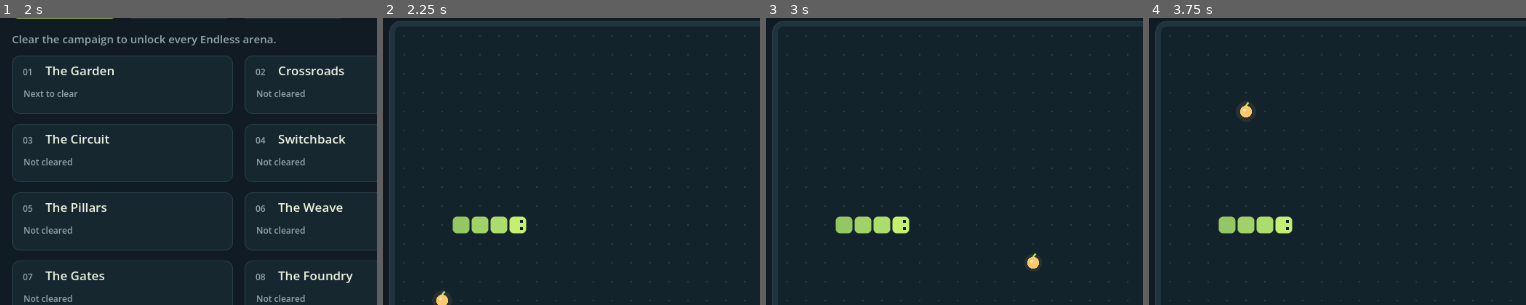
Above: before the commit, frames 1-4 (left to right).
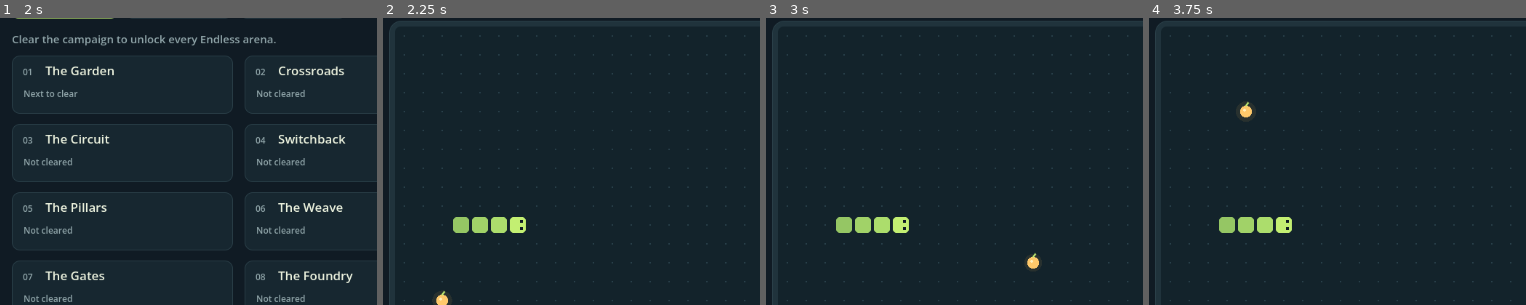
Above: after the commit, the same moments.

Repository: amdelaney95-ux/Snakegame
Game: Godot game, scene res://main.tscn
Two runs of this game, one before a commit and one after it. Both use one fixed random seed, a clock stepped at 60 frames per second and the inputs below.
Inputs:
- Up to frame 1 (2 s): click "Sound on" at 0.5 s; click "Sound off" at 1.25 s
- Up to frame 2 (2.25 s): click "Start campaign →" at 2 s
- Up to frame 3 (3 s): click "New run" at 2.75 s
- Up to frame 4 (3.75 s): click "New run" at 3.5 s
The pictures show only the part of the screen within x 0-50%, y 23-73%; the shares and areas given below are measured in that part.

Frame 1 is identical in both runs. In frame 2, 0.2% of the frame differs, in the area x 18-39%, y 68-76%; in frame 3, 0.2%; in frame 4, 0.2%.

Commit message:
Reduce long-snake WebGL workload and preserve restart diagnostics

Diff:
--- a/scripts/main.gd
+++ b/scripts/main.gd
@@ -57,7 +57,13 @@
 var tone_streams: Dictionary = {}
 var player_index := 0
 var last_state := ""
+var diagnostic_elapsed := 0.0
+var runs_started := 0
+var last_save_error := OK
 var wall_style: StyleBoxFlat
+var board_dots: ImageTexture
+var segment_texture: ImageTexture
+var shield_circle: ImageTexture
 
 func _ready() -> void:
 	if OS.has_feature("web"):
@@ -72,6 +78,7 @@
 		heavy.font_weight = 700
 		regular = normal
 		bold = heavy
+	prepare_board_textures()
 	wall_style = box(Color("425660"), 4, Color("5a7078"))
 	endless_bests.resize(Rules.STAGES.size())
 	endless_bests.fill(0)
@@ -136,6 +143,23 @@
 		JavaScriptBridge.get_interface("window").removeEventListener("pagehide", web_pause_callback)
 		web_pause_callback = null
 
+func report_web_health() -> void:
+	if not OS.has_feature("web"):
+		return
+	# A small snapshot, at most every ten seconds plus lifecycle transitions.
+	# The shell keeps this session and the preceding session on this device only.
+	var data := {"mode":game.mode,"state":game.state,"stage":game.stage + 1,
+		"score":game.score,"length":game.snake.size(),"shield":game.shield,
+		"muted":muted,"runs_started":runs_started,"save_error":last_save_error,
+		"fps":Engine.get_frames_per_second(),
+		"objects":int(Performance.get_monitor(Performance.OBJECT_COUNT)),
+		"nodes":int(Performance.get_monitor(Performance.OBJECT_NODE_COUNT)),
+		"draw_calls":int(Performance.get_monitor(Performance.RENDER_TOTAL_DRAW_CALLS_IN_FRAME)),
+		"render_buffer_bytes":int(Performance.get_monitor(Performance.RENDER_BUFFER_MEM_USED)),
+		"render_video_bytes":int(Performance.get_monitor(Performance.RENDER_VIDEO_MEM_USED))}
+	# Optional so the project also runs in Godot's default Web shell.
+	JavaScriptBridge.eval("window.snakeReport && window.snakeReport(" + JSON.stringify(JSON.stringify(data)) + ")")
+
 func make_button(label: String, bounds: Rect2, callback: Callable, primary: bool) -> Button:
 	var button := Button.new()
 	button.set_meta("desktop_bounds", bounds)
@@ -177,6 +201,11 @@
 	words(value, Vector2(360 - width / 2, y), font_size, color, heavy)
 
 func _process(delta: float) -> void:
+	if OS.has_feature("web"):
+		diagnostic_elapsed += delta
+		if diagnostic_elapsed >= 10.0:
+			diagnostic_elapsed = 0.0
+			report_web_health()
 	clock_time += delta
 	var animated: bool = game.state == "playing" or not pickup_feedback.is_empty()
 	for kind in pickup_feedback.keys():
@@ -201,6 +230,7 @@
 		pause_for_background()
 
 func pause_for_background() -> void:
+	report_web_health()
 	phone.swipe_origins.clear()
 	if game.state == "playing":
 		game.state = "paused"
@@ -290,7 +320,9 @@
 	var arena: int = selected_stage if game.state == "title" else game.stage
 	if run_mode == "endless" and arena >= cleared_count:
 		return
+	runs_started += 1
 	game.start(run_mode, arena)
+	report_web_health()
 	prepare_phone_start()
 	elapsed = -0.6
 	pickup_feedback.clear()
@@ -409,6 +441,7 @@
 		saved.set_value("adventure", "level_%02d" % (i + 1), adventure_bests[i])
 		saved.set_value("adventure", "time_%02d" % (i + 1), adventure_times[i])
 	var error := saved.save("user://progress.cfg")
+	last_save_error = error
 	if error != OK:
 		push_warning("Could not save the high score: " + str(error))
 
@@ -671,12 +704,39 @@
 		words(str(targets[i]) + " pts", Vector2(x - 23, 646), 12, MUTED)
 	words("Fixed pace. No quota. Keep scoring.", Vector2(721, 767), 13, MUTED)
 
+func prepare_board_textures() -> void:
+	# Reuse three small images: rebuilding circles/stylebox polygons every frame
+	# created hundreds to thousands of separate WebGL draws on a long snake.
+	var dots := Image.create(624, 520, false, Image.FORMAT_RGBA8)
+	dots.fill(Color.TRANSPARENT)
+	for y in range(Rules.HEIGHT):
+		for x in range(Rules.WIDTH):
+			for dy in range(2):
+				for dx in range(2):
+					dots.set_pixel(x * 26 + 12 + dx, y * 26 + 12 + dy, Color("29404a"))
+	board_dots = ImageTexture.create_from_image(dots)
+	segment_texture = make_shape_texture(false)
+	shield_circle = make_shape_texture(true)
+
+func make_shape_texture(circle: bool) -> ImageTexture:
+	var shape := Image.create(64, 64, false, Image.FORMAT_RGBA8)
+	var radius := 64.0 * 6.0 / 23.0
+	for y in range(64):
+		for x in range(64):
+			var point := Vector2(x + 0.5, y + 0.5) - Vector2(32, 32)
+			var distance: float
+			if circle:
+				distance = point.length() - 31.0
+			else:
+				var q := point.abs() - Vector2.ONE * (31.0 - radius)
+				distance = q.max(Vector2.ZERO).length() + minf(maxf(q.x, q.y), 0.0) - radius
+			shape.set_pixel(x, y, Color(1, 1, 1, clampf(0.5 - distance, 0.0, 1.0)))
+	return ImageTexture.create_from_image(shape)
+
 func draw_board() -> void:
 	panel(Rect2(40, 206, 640, 536), Color("20333c"), 16, LINE)
 	panel(Rect2(48, 214, 624, 520), Color("13232b"), 8)
-	for y in range(Rules.HEIGHT):
-		for x in range(Rules.WIDTH):
-			draw_circle(BOARD + Vector2(x + 0.5, y + 0.5) * CELL, 1.0, Color("29404a"))
+	draw_texture(board_dots, BOARD)
 	for wall in game.walls:
 		var p := BOARD + Vector2(wall) * CELL
 		draw_style_box(wall_style, Rect2(p + Vector2(2, 2), Vector2(22, 22)))
@@ -699,7 +759,7 @@
 	for i in range(game.snake.size() - 1, -1, -1):
 		var p: Vector2 = BOARD + Vector2(game.snake[i]) * CELL
 		var color := GREEN if i == 0 else Color("89bb60").lerp(Color("b8e870"), 1.0 - float(i) / game.snake.size())
-		panel(Rect2(p + Vector2(1.5, 1.5), Vector2(23, 23)), color, 6)
+		draw_texture_rect(segment_texture, Rect2(p + Vector2(1.5, 1.5), Vector2(23, 23)), false, color)
 		if i == 0:
 			var front: Vector2 = Vector2(game.direction) * 5
 			var side := Vector2(-game.direction.y, game.direction.x) * 5
@@ -718,7 +778,7 @@
 		if points.size() > 1:
 			draw_polyline(points, colors[layer], widths[layer], true)
 		for point in points:
-			draw_circle(point, widths[layer] / 2.0, colors[layer], true, -1.0, true)
+			draw_texture_rect(shield_circle, Rect2(point - Vector2.ONE * widths[layer] / 2.0, Vector2.ONE * widths[layer]), false, colors[layer])
 
 func draw_sidebar() -> void:
 	if game.mode == "adventure":
--- a/tests/test_stability.gd
+++ b/tests/test_stability.gd
@@ -65,6 +65,15 @@
 		player.stop()
 	# Let the mixer drain stopped playbacks from this deliberately rapid burst.
 	await create_timer(0.5).timeout
+	ui.muted = true
+	ui.cleared_count = 10
+	var texture_ids := [ui.board_dots.get_instance_id(), ui.segment_texture.get_instance_id(), ui.shield_circle.get_instance_id()]
+	var child_count: int = ui.get_child_count()
+	for retry in range(1000):
+		ui.new_run()
+	check(ui.game.snake.size() == 4, "one thousand retries reset the snake")
+	check(ui.get_child_count() == child_count, "retries do not accumulate controls or players")
+	check(texture_ids == [ui.board_dots.get_instance_id(), ui.segment_texture.get_instance_id(), ui.shield_circle.get_instance_id()], "retries reuse the same board and snake textures")
 	ui.free()
 	await process_frame
 	print("STABILITY CHECKS: %d passed, %d failed" % [checks - failures, failures])
Not shown, changed: WEB.md
Not shown, changed: tests/test_web_shell.cjs
Not shown, changed: web/shell.html
